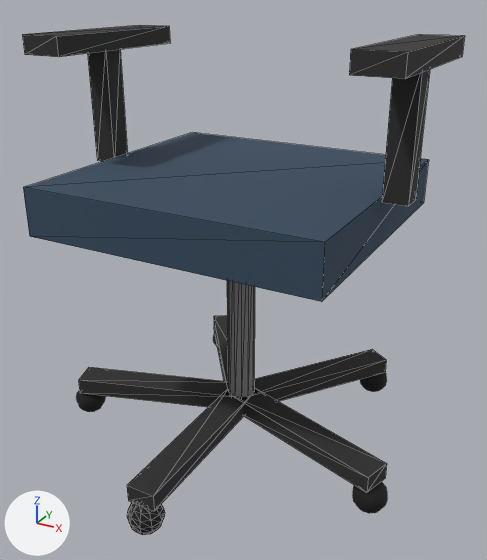
The glTF model quest/app/src/main/assets/office/swivelchair.glb: old version first, new version second.
One viewpoint serves both versions: a 50 mm lens placed at (0.535, -0.963, 0.797), pointed at (0.023, -0.032, 0.332). Every picture has the same lights, and +X, +Y and +Z are marked at lower left. The first picture is the older version. Mesh edges are drawn as thin lines on the coarser meshes. Where no turn or scale is listed for an object, it has been applied to the vertices.
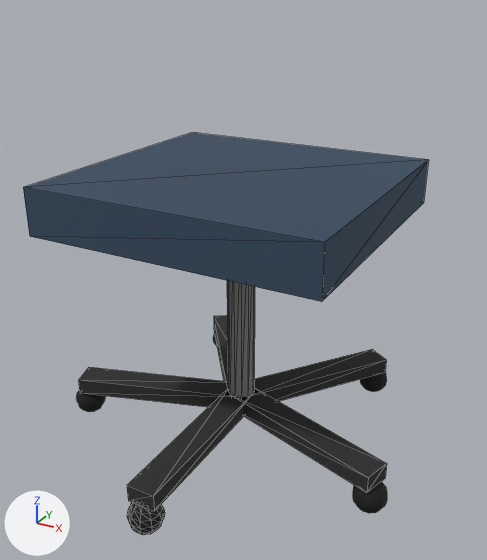
What differs and where, as boxes (x1, y1, x2, y2) in the pictures (487 x 560 px):
'Mesh_14', deleted (black)
    before: (382, 69, 430, 207)
'Mesh_15', deleted (black)
    before: (349, 34, 465, 79)
'Mesh_12', deleted (black)
    before: (88, 49, 128, 162)
'Mesh_13', deleted (black)
    before: (22, 25, 170, 57)

The edits, one by one:
Object 'Mesh_12' (ob_mesh_12) is deleted.
Object 'Mesh_13' (ob_mesh_13) is deleted.
Object 'Mesh_14' (ob_mesh_14) is deleted.
Object 'Mesh_15' (ob_mesh_15) is deleted.
